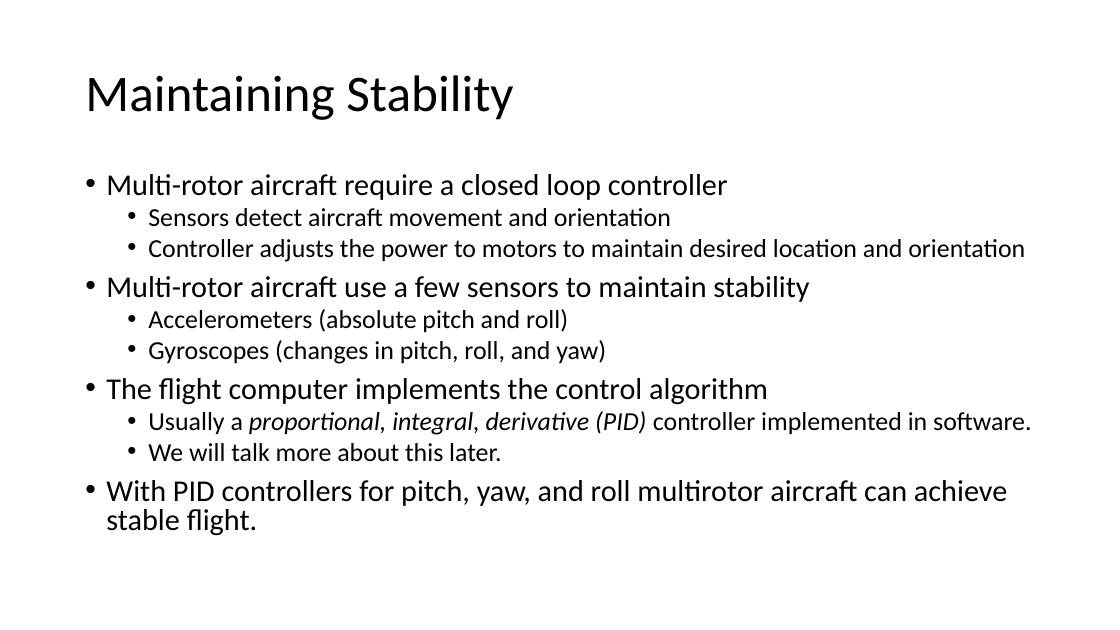
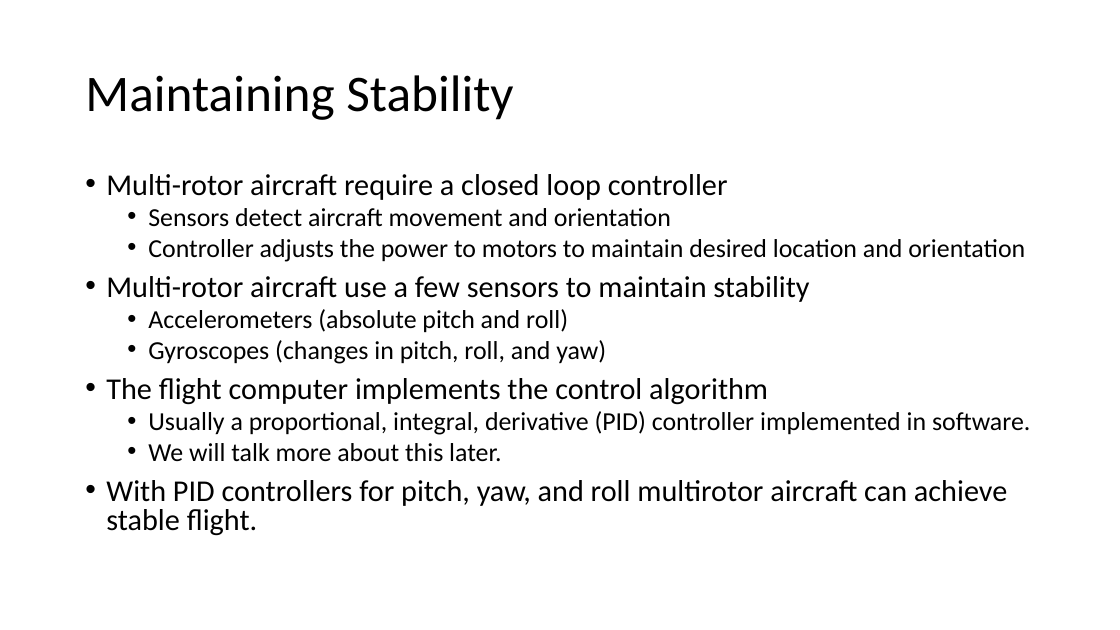
Before and after one commit to NVSL/QuadClass-Resources, a slide deck: slide 4 of labs/Implementing-PID/Implementing-PID.pptx (slide 19 before the commit). Drawn at 1120x630 pixels with LibreOffice and Linux fonts; fonts in the diff are those of the drawing. Boxes give left, top, right and bottom in pixels: in the first picture for what was removed or moved away, otherwise in the second. Text is boxed around its words. In the diff, an @@ line names an element or a change of style, - is before the commit and + after.

```diff
--- a/labs/Implementing-PID/Implementing-PID.pptx
+++ b/labs/Implementing-PID/Implementing-PID.pptx
@@ text at [148, 411, 1030, 435]: italic off in "proportional, integral, derivative (PID)" @@
```
Also in this commit, not shown: 8 other slides changed, 5 other files.
